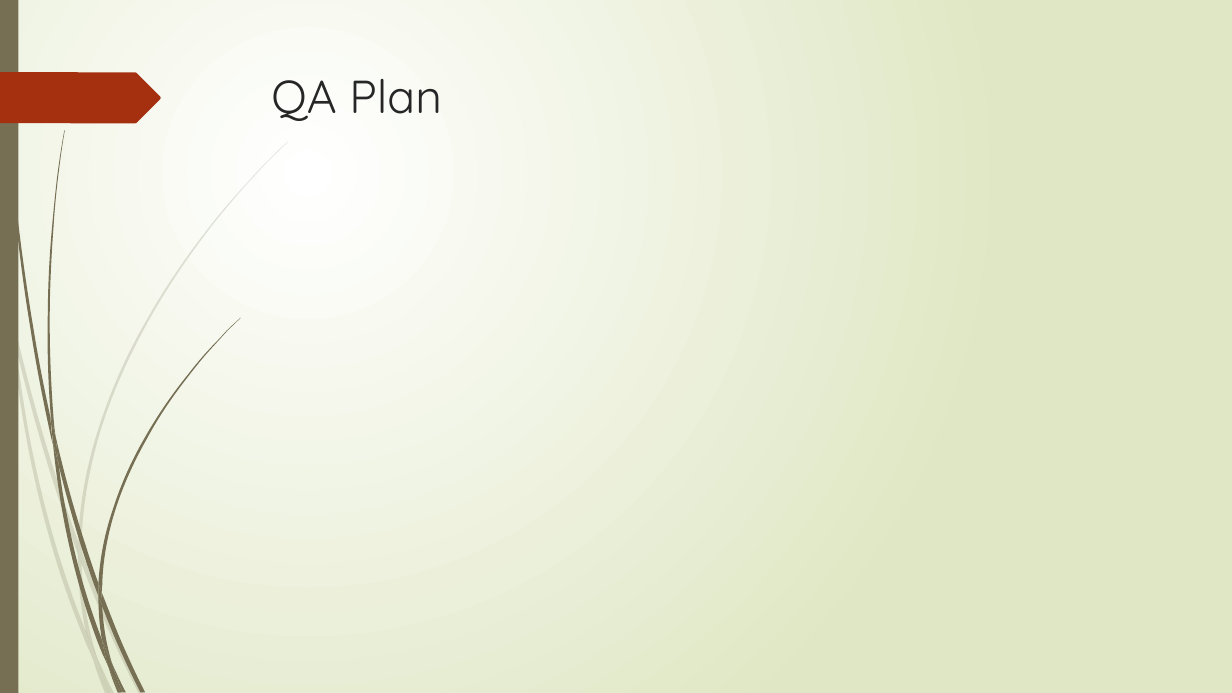
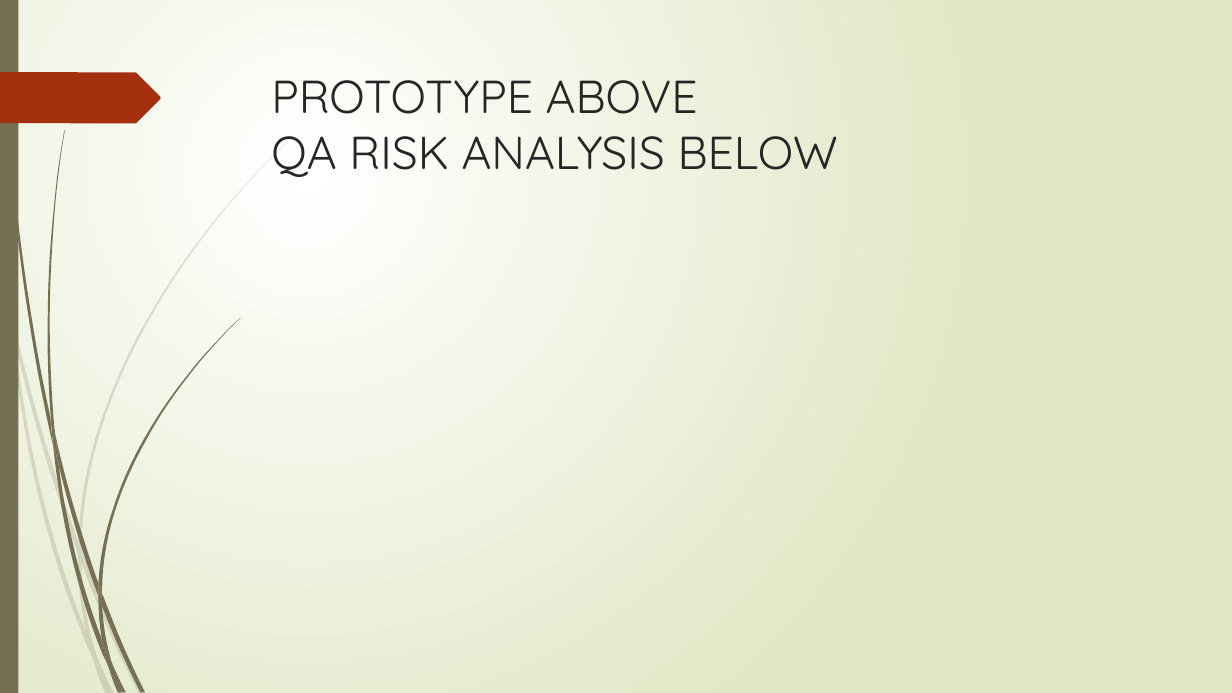
Before and after one commit to cs480GroupCAKE/PIEWebsite, a slide deck: slide 13 of Presentation/12.8.15 Presentation (Revised).pptx (slide 9 before the commit). Drawn at 1232x693 pixels with LibreOffice and Linux fonts; fonts in the diff are those of the drawing. Boxes give left, top, right and bottom in pixels: in the first picture for what was removed or moved away, otherwise in the second. Text is boxed around its words. In the diff, an @@ line names an element or a change of style, - is before the commit and + after.

```diff
--- a/Presentation/12.8.15 Presentation (Revised).pptx
+++ b/Presentation/12.8.15 Presentation (Revised).pptx
@@ title at (271, 80, 838, 177): text changed @@
-QA Plan
+PROTOTYPE ABOVE
+QA RISK ANALYSIS BELOW
```
Also in this commit, not shown: 2 other slides changed, 6 slides added, 3 other files.
